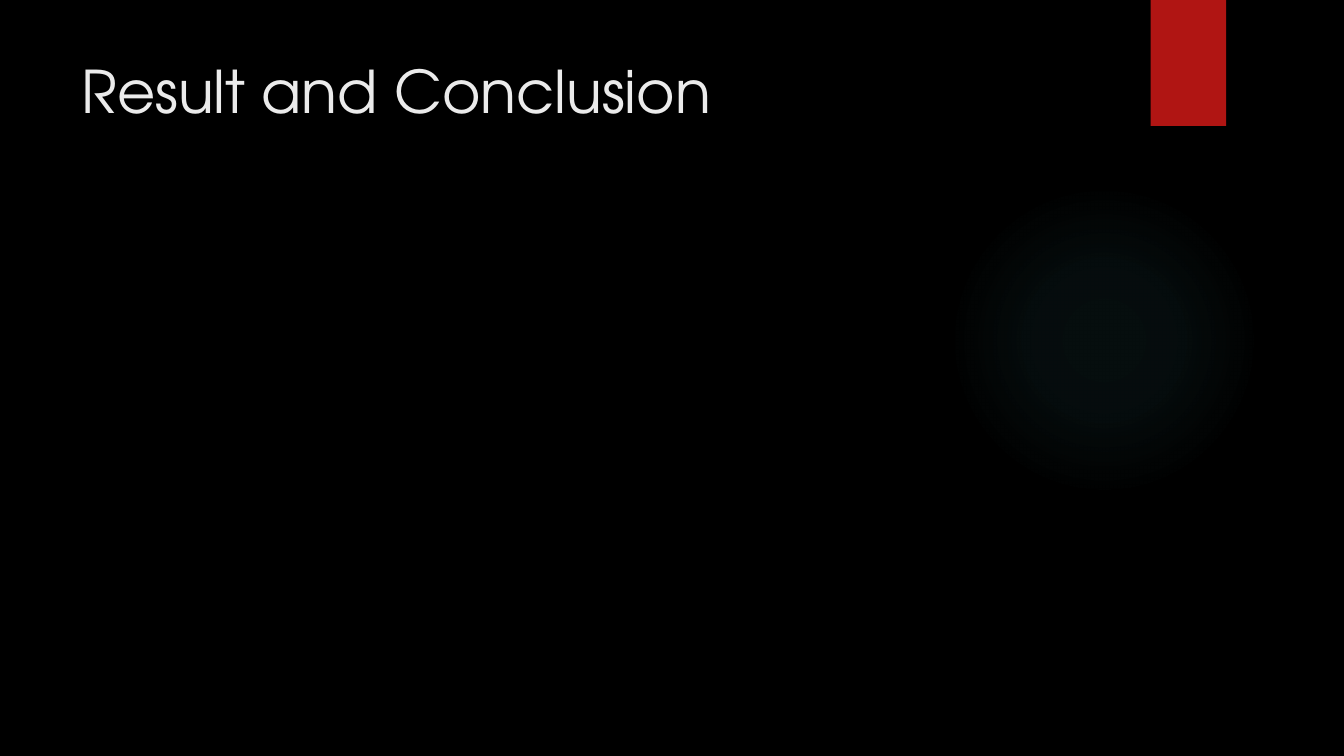
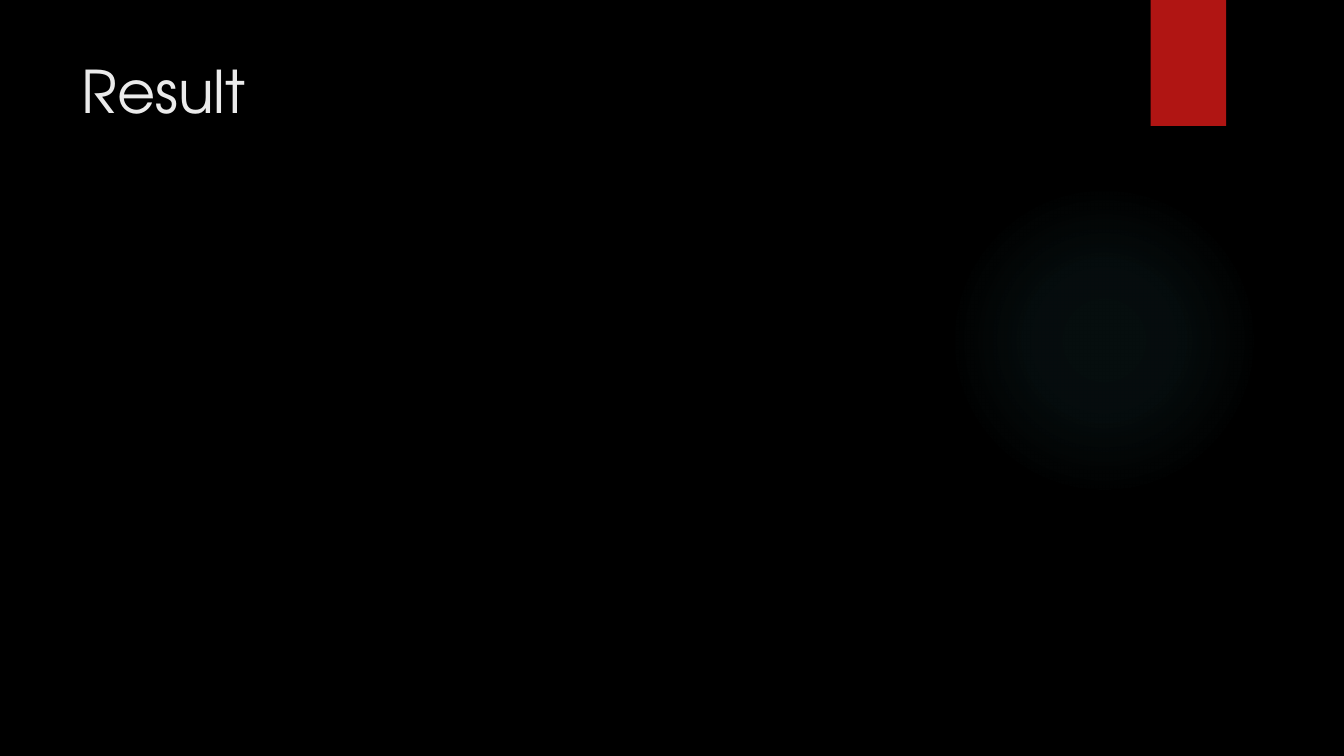
Before and after one commit to georgetown-analytics/Booksville, a slide deck: slide 14 of presentation/Booksville Presentation.pptx (slide 13 before the commit). Drawn at 1344x756 pixels with LibreOffice and Linux fonts; fonts in the diff are those of the drawing; background and template pictures are left out. Boxes give left, top, right and bottom in pixels: in the first picture for what was removed or moved away, otherwise in the second. Text is boxed around its words. In the diff, an @@ line names an element or a change of style, - is before the commit and + after.

```diff
--- a/presentation/Booksville Presentation.pptx
+++ b/presentation/Booksville Presentation.pptx
@@ title at box(81, 69, 245, 114): text changed @@
-Result and Conclusion
+Result
```
Also in this commit, not shown: 2 other slides changed, 5 slides added, 1 slide removed.
